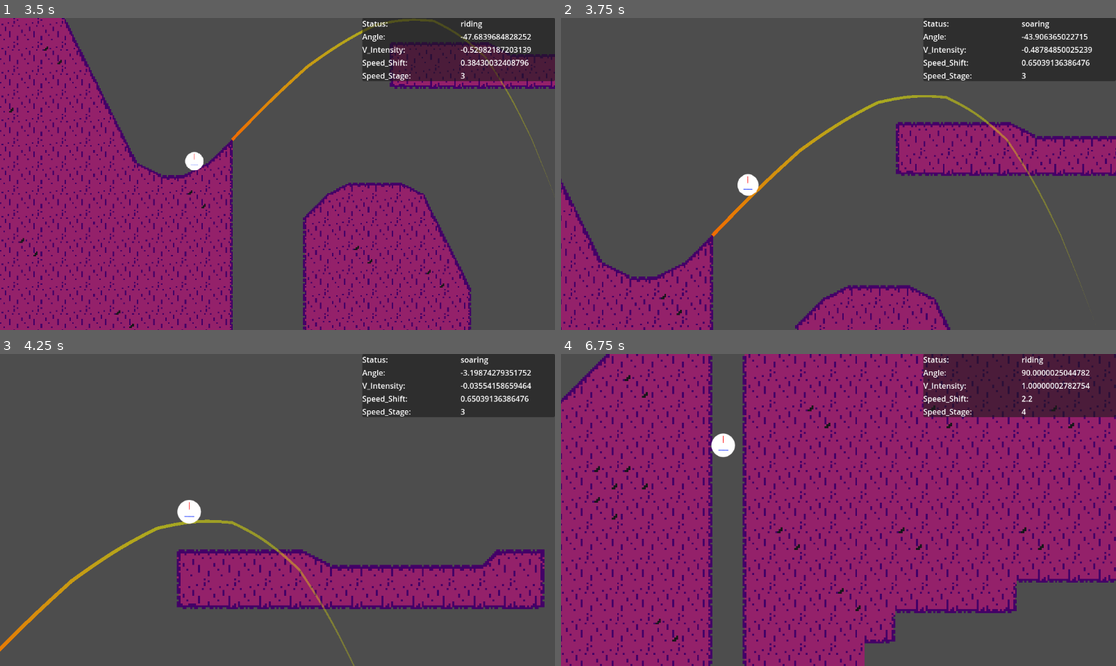
Above: before the commit, frames 1-4 (two rows, left to right).
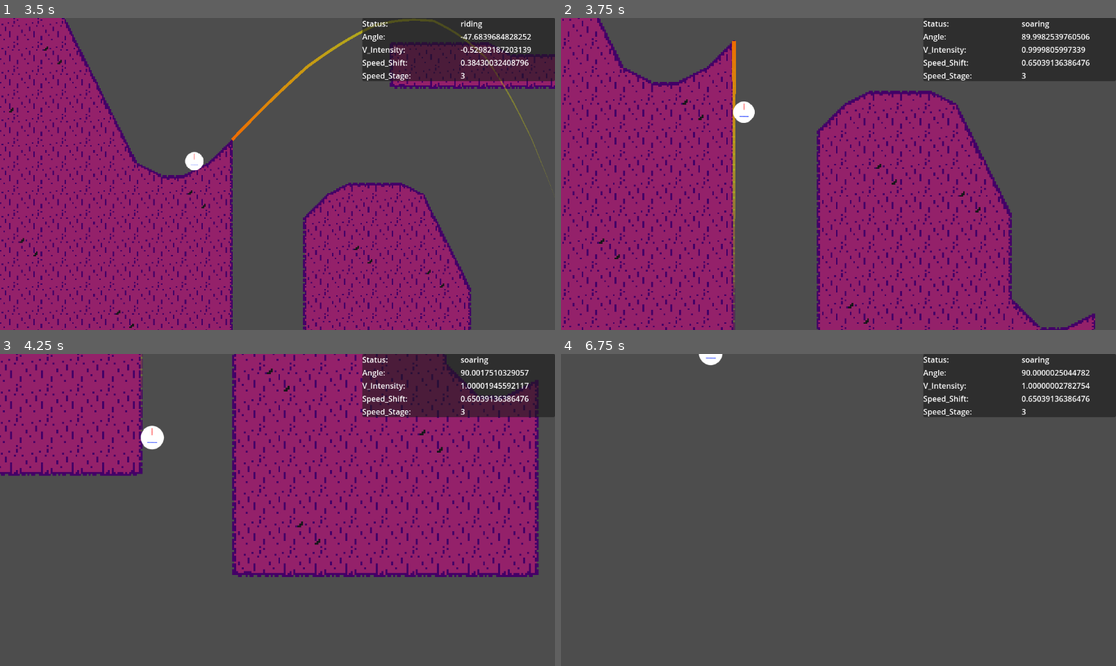
Above: after the commit, the same moments.

Repository: LettucePie/gwj-62-harvest
Game: Godot game, scene res://testing/test_zone.tscn
The game is run twice, just before and just after one commit, with the same random seed, the same clock (stepped at 60 frames per second) and the same inputs.
Inputs:
- Up to frame 1 (3.5 s): hold Up (ui_up) 0.53-1.28 s; hold Down (ui_down) 1.28-2.03 s; hold Up (ui_up) from 2.03 s (still down)
- Up to frame 2 (3.75 s): release Up (ui_up) at 3.53 s; hold Down (ui_down) from 3.53 s (still down)
- Up to frame 3 (4.25 s): keep holding Down (ui_down)
- Up to frame 4 (6.75 s): release Down (ui_down) at 5.78 s; hold Up (ui_up) from 5.78 s (still down)

Frame 1 is identical in both runs. In frame 2, 48% of the frame differs, in the area x 0-100%, y 0-100%; in frame 3, 55%; in frame 4, 84%.

Commit message:
Added basic Slam mechanic ... Needs more work

Diff:
--- a/gameplay/player_follow.gd
+++ b/gameplay/player_follow.gd
@@ -19,10 +19,12 @@
 var current_ramp : RampPath = null
 var launched_ramps : Array = []
 var status = "soaring"
+var slammed : bool = false
 var angle : float
 var vert_intensity : float
 var speed_stage : int = 1
 var speed_shift : float = 0.0
+var soar_shift : float = 0.0
 var soaring_arc : Curve2D
 var soar_velocity : float = 0.0
 
@@ -52,6 +54,16 @@
 			landing()
 		riding(delta)
 	elif get_parent() is Launch:
+		if Input.is_action_just_pressed("ui_down") and !slammed:
+			print("TODO Slam!")
+			print("Add build up and release pressure")
+			slammed = true
+			var slam_arc = Curve2D.new()
+			slam_arc.add_point(position)
+			slam_arc.add_point(Vector2(position.x, position.y + 2000))
+			progress = 0.0
+			emit_signal("launch_curve", slam_arc)
+			soaring_arc = slam_arc
 		soaring(delta)
 
 
@@ -166,6 +178,7 @@
 	launched_ramps.append(current_ramp)
 	current_ramp = null
 	progress = 0.0
+	slammed = false
 	soar_velocity = 0.0
 	emit_signal("parent_launch", self)
 	current_ramp = null
